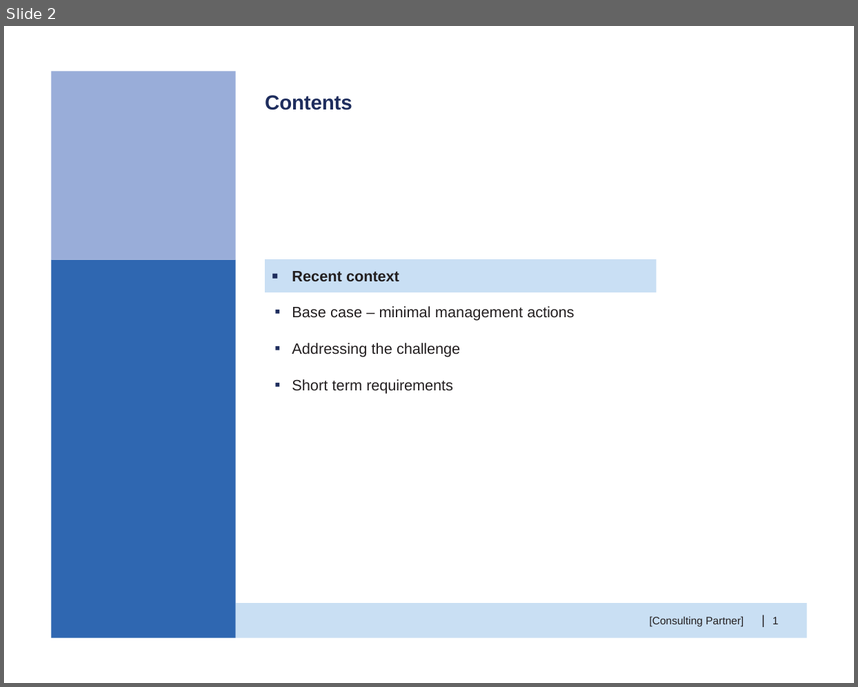
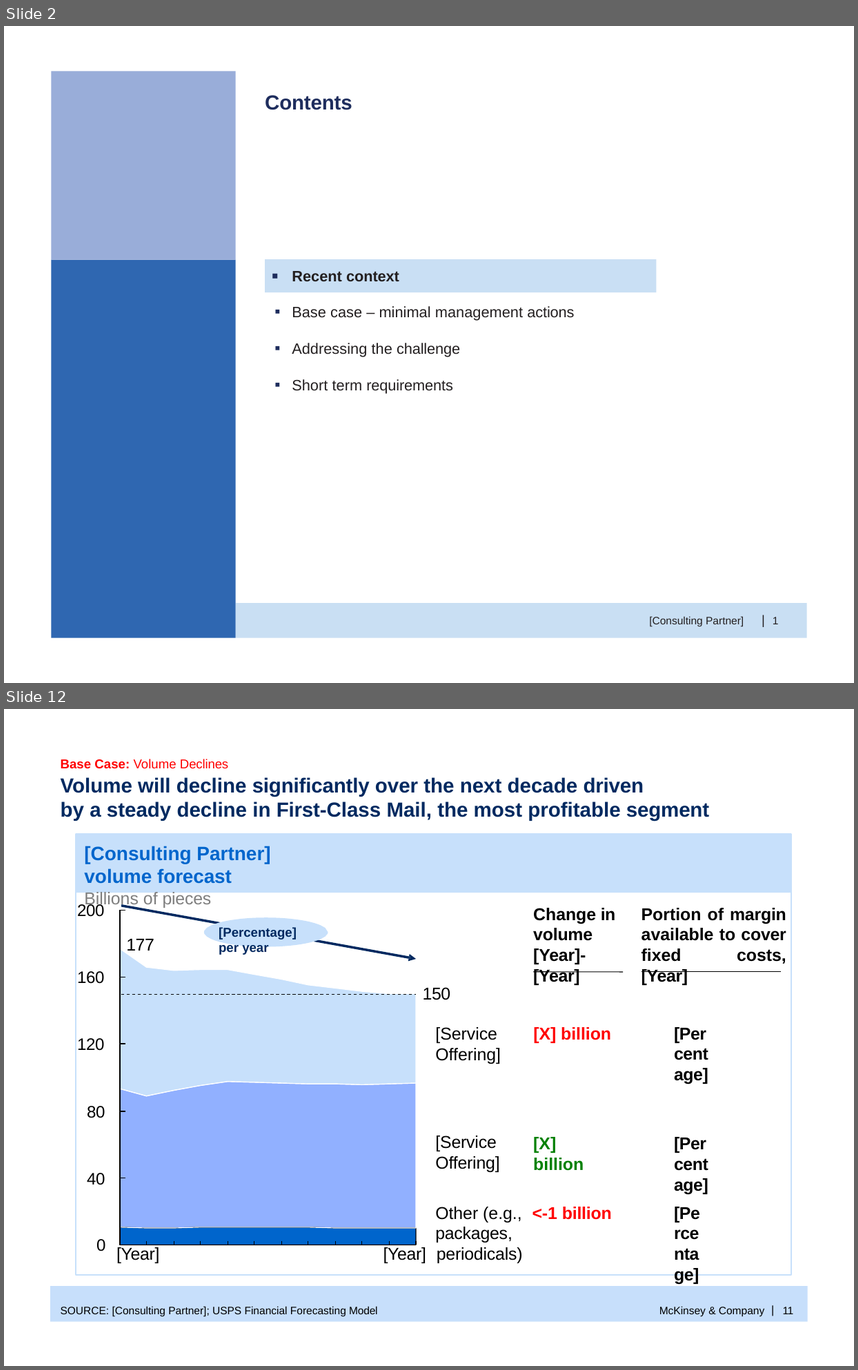
Before and after one commit to huytrnq/pptxsanitizer, a slide deck: data/Take-home_sanitized.pptx. Shown one above the other, each under a label of ours: slide 2 before the commit, slides 2 and 12 after it; the slides between them are not shown. The pictures are 858x687 and 858x1370 pixels, drawn with LibreOffice and Linux fonts; fonts in the diff are those of the drawing; background and template pictures are left out. Boxes give left, top, right and bottom in pixels: in the first picture for what was removed or moved away, otherwise in the second. Text is boxed around its words. In the diff, an @@ line names an element or a change of style, - is before the commit and + after.

```diff
--- a/data/Take-home_sanitized.pptx
+++ b/data/Take-home_sanitized.pptx
@@ slide 12 added at [4,709,854,1366], background #FFFFFF @@
@@ text added at [61,759,228,769], 12 pt, text #FF0000 @@
+Base Case: Volume Declines
@@ title added at [61,777,709,821], 19 pt, text #002960, bold @@
+Volume will decline significantly over the next decade driven
+by a steady decline in First-Class Mail, the most profitable segment
@@ text added at [84,846,270,908], 18 pt, text #0065CC, bold @@
+[Consulting Partner] volume forecast
+Billions of pieces
@@ text added at [77,903,104,917], 15.5 pt, text #000000 @@
+200
@@ text added at [533,908,616,985], 16 pt, text none, bold @@
+Change in volume [Year]-[Year]
@@ text added at [642,908,786,985], 16 pt, text #000000, bold @@
+Portion of margin available to cover fixed costs, [Year]
@@ group added at [76,834,791,1275]: 4 freeform shapes @@
@@ text added at [219,927,297,955], 12 pt, text #002960, bold @@
+[Percentage] per year
@@ text added at [126,939,154,955], 16 pt, text #000000 @@
+177
@@ text added at [77,971,104,984], 15.5 pt, text #000000 @@
+160
@@ freeform shape added at [533,972,623,972], outline #000000 0.75 pt @@
@@ freeform shape added at [642,972,782,972], outline #000000 0.75 pt @@
@@ freeform shape added at [121,994,415,994], outline #000000 0.75 pt dashed @@
@@ text added at [423,987,451,1000], 16 pt, text #000000 @@
+150
@@ text added at [77,1038,104,1051], 15.5 pt, text #000000 @@
+120
@@ text added at [435,1027,501,1064], 16 pt, text #000000 @@
+[Service Offering]
@@ text added at [533,1027,611,1043], 16 pt, text #FF0000, bold @@
+[X] billion
@@ text added at [673,1021,710,1044], 16 pt, text none, bold @@
+[Percentage]
@@ text added at [87,1106,105,1118], 15.5 pt, text #000000 @@
+80
@@ text added at [435,1135,499,1172], 16 pt, text none @@
+[Service Offering]
@@ text added at [533,1137,584,1171], 16 pt, text #008000, bold @@
+[X] billion
@@ text added at [673,1132,710,1155], 16 pt, text none, bold @@
+[Percentage]
@@ text added at [87,1173,105,1185], 15.5 pt, text #000000 @@
+40
@@ text added at [673,1200,700,1224], 16 pt, text none, bold @@
+[Percentage]
@@ text added at [383,1206,612,1263], 16 pt, text #000000 @@
+Other (e.g., <-1 billion
+packages,
+[Year] [Year] periodicals)
@@ text added at [96,1239,105,1251], 15.5 pt, text #000000 @@
+0
@@ group added at [120,910,416,1244]: 24 freeform shapes @@
@@ rectangle added at [50,1287,808,1322], fill #C7DFFB, 10 pt, text #000000 @@
+SOURCE: [Consulting Partner]; USPS Financial Forecasting Model McKinsey & Company | 11
```
Also in this commit, not shown: 3 slides changed, 34 other slides added, 28 other files.
